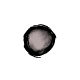
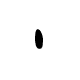
Layered file, before and after one edit (80 × 80). Changes by layer:
added layer "Layer #1" above "Layer" over [left=35, top=29, right=43, bottom=49]
hid "Layer" over [left=23, top=24, right=57, bottom=58]
